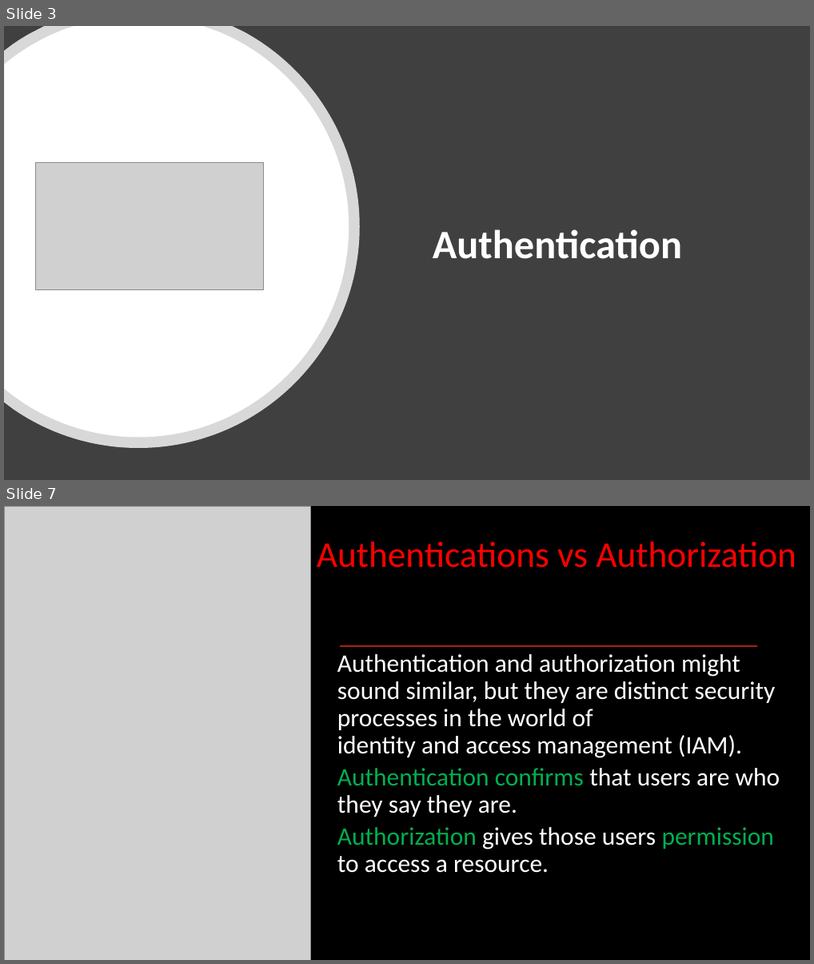
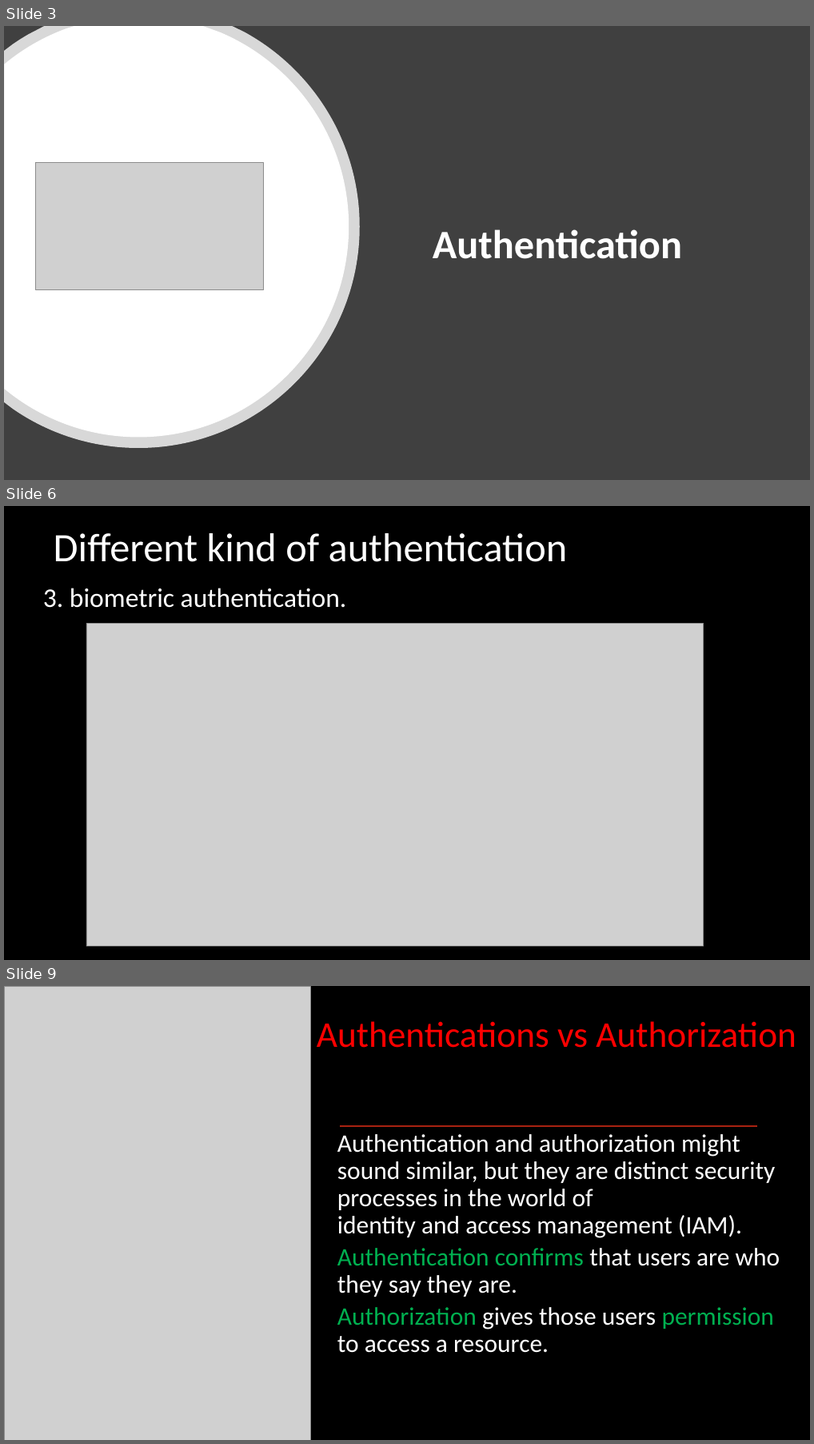
Before and after one commit to asafnaory/nestjs-course, a slide deck: presentations/lecture_jwt.pptx. Shown one above the other, each under a label of ours: slides 3 and 7 before the commit, slides 3, 6 and 9 after it; the slides between them are not shown. The pictures are 814x964 and 814x1444 pixels, drawn with LibreOffice and Linux fonts; fonts in the diff are those of the drawing; grey boxes stand for pictures. Boxes give left, top, right and bottom in pixels: in the first picture for what was removed or moved away, otherwise in the second. Text is boxed around its words. In the diff, an @@ line names an element or a change of style, - is before the commit and + after.

```diff
--- a/presentations/lecture_jwt.pptx
+++ b/presentations/lecture_jwt.pptx
@@ slide 6 added at <box>4,506,810,960</box>, background #000000 @@
@@ title added at <box>54,533,568,562</box>, 48 pt, text #FFFFFF @@
+Different kind of authentication
@@ text added at <box>43,588,347,608</box>, 32 pt, text #FFFFFF @@
+3. biometric authentication.
@@ picture added at <box>86,624,704,946</box> @@
@@ what was slide 7 is now slide 9 @@
```
Also in this commit, not shown: 3 slides changed, 10 other slides added, 3 slides removed, 2 other files.
